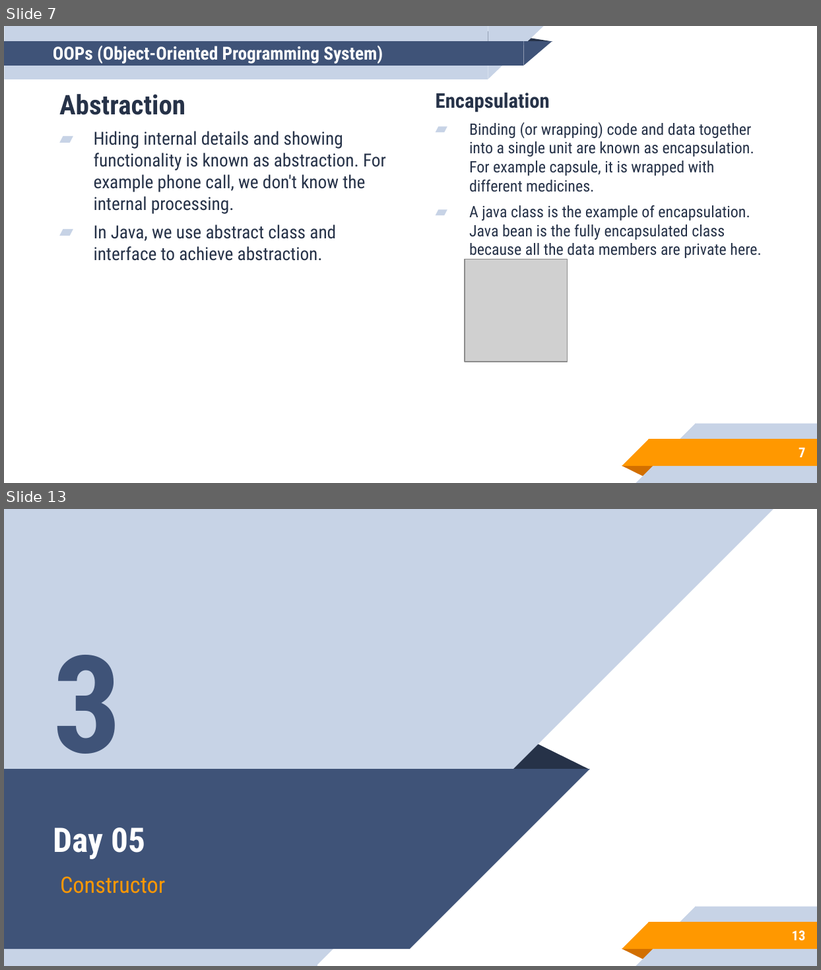
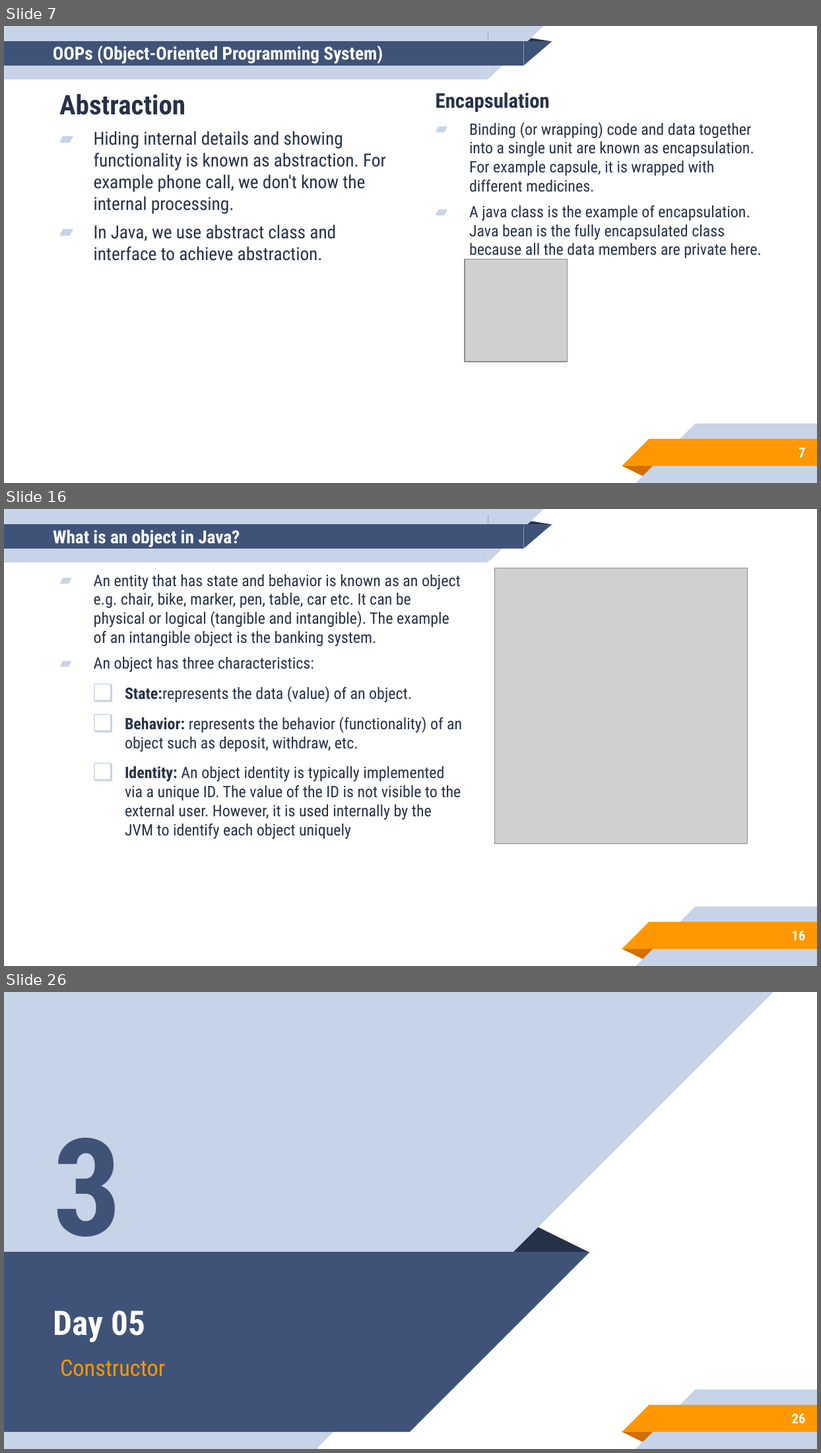
Before and after one commit to aronipurwanto/materi-xa, a slide deck: java/java-logic/Slide-Java-Logic-05.pptx. Shown one above the other, each under a label of ours: slides 7 and 13 before the commit, slides 7, 16 and 26 after it; the slides between them are not shown. The pictures are 821x970 and 821x1453 pixels, drawn with LibreOffice and Linux fonts; fonts in the diff are those of the drawing; grey boxes stand for pictures. Boxes give left, top, right and bottom in pixels: in the first picture for what was removed or moved away, otherwise in the second. Text is boxed around its words. In the diff, an @@ line names an element or a change of style, - is before the commit and + after.

Commit message:
update logic 04 and 05

```diff
--- a/java/java-logic/Slide-Java-Logic-05.pptx
+++ b/java/java-logic/Slide-Java-Logic-05.pptx
@@ slide 16 added at (4, 509, 817, 966), background #FFFFFF; not listed: 10 template elements that a slide beside it also shows @@
@@ title added at (53, 529, 240, 547), 16 pt, text #FFFFFF, bold @@
+What is an object in Java?
@@ text added at (94, 574, 462, 839), 14 pt, text #263248 @@
+▰ An entity that has state and behavior is known as an object e.g. chair, bike, marker, pen, table, car etc. It can be physical or logical (tangible and intangible). The example of an intangible object is the banking system.
+▰ An object has three characteristics:
+  ❑ State:represents the data (value) of an object.
+  ❑ Behavior: represents the behavior (functionality) of an object such as deposit, withdraw, etc.
+  ❑ Identity: An object identity is typically implemented via a unique ID. The value of the ID is not visible to the external user. However, it is used internally by the JVM to identify each object uniquely
@@ picture added at (495, 568, 748, 844) @@
@@ page number added at (792, 931, 806, 941), 12 pt, text #FFFFFF, bold @@
+16
@@ what was slide 13 is now slide 26 @@
@@ page number at (792, 1414, 806, 1424): text changed @@
-13
+26
```
Also in this commit, not shown: 12 slides changed, 12 other slides added, 12 other files.
